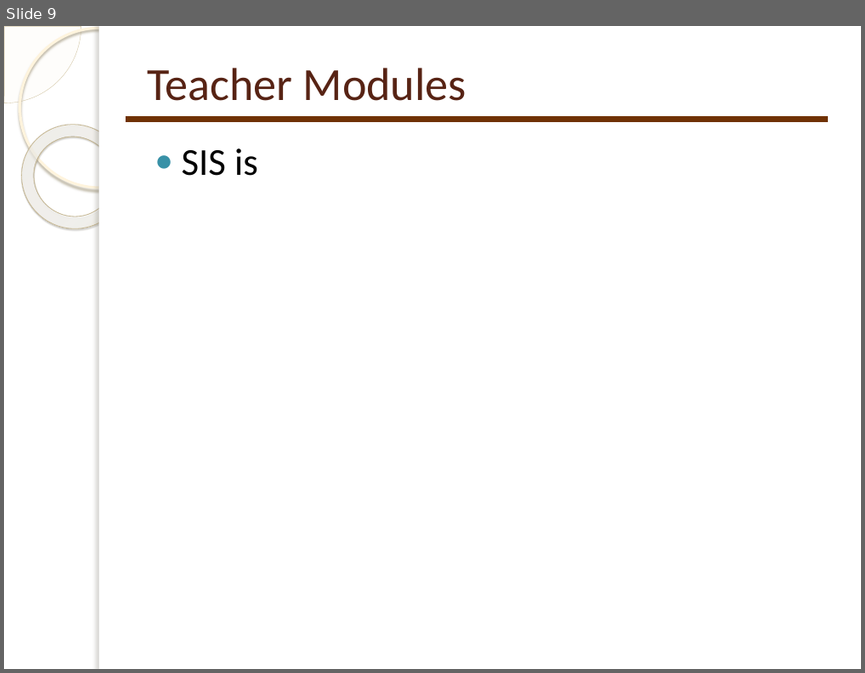
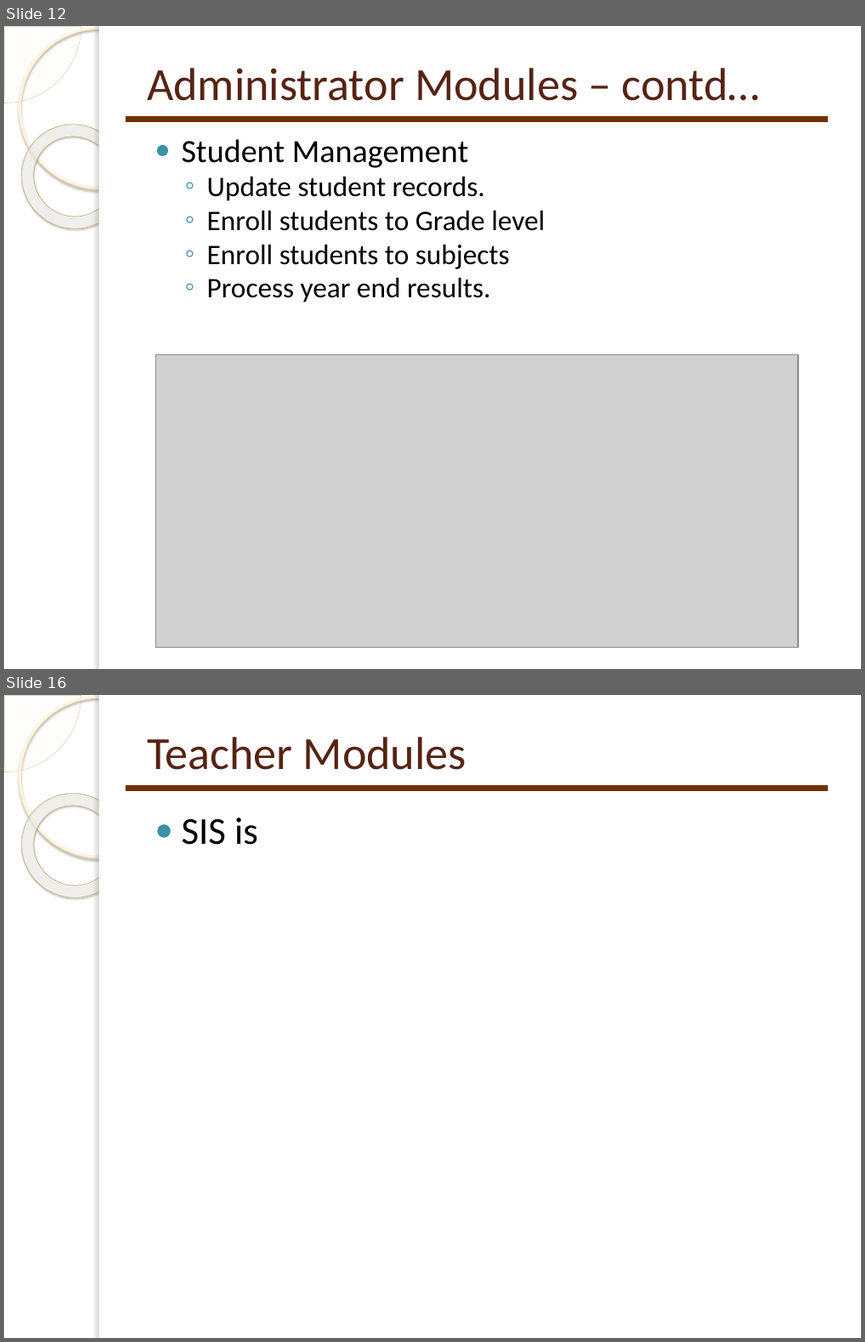
Before and after one commit to anu2013/sis2013, a slide deck: docs/SIS - Capstone Project Presentation.pptx. Shown one above the other, each under a label of ours: slide 9 before the commit, slides 12 and 16 after it; the slides between them are not shown. The pictures are 865x673 and 865x1342 pixels, drawn with LibreOffice and Linux fonts; fonts in the diff are those of the drawing; grey boxes stand for pictures; background and template pictures are left out. Boxes give left, top, right and bottom in pixels: in the first picture for what was removed or moved away, otherwise in the second. Text is boxed around its words. In the diff, an @@ line names an element or a change of style, - is before the commit and + after.

```diff
--- a/docs/SIS - Capstone Project Presentation.pptx
+++ b/docs/SIS - Capstone Project Presentation.pptx
@@ slide 12 added at (4,26,861,669), background picture (left out); not listed: 5 template elements that a slide beside it also shows @@
@@ title added at (147,68,760,101), 38.7 pt, text #572314 @@
+Administrator Modules – contd…
@@ line added from (126, 119) to (828, 119), #703204 5 pt @@
@@ text added at (182,139,545,302), 23.8 pt, text #000000 @@
+● Student Management
+  ◦ Update student records.
+  ◦ Enroll students to Grade level
+  ◦ Enroll students to subjects
+  ◦ Process year end results.
@@ picture added at (155,354,798,647) @@
@@ what was slide 9 is now slide 16 @@
```
Also in this commit, not shown: 1 slide changed, 7 other slides added, 1 slide removed.
